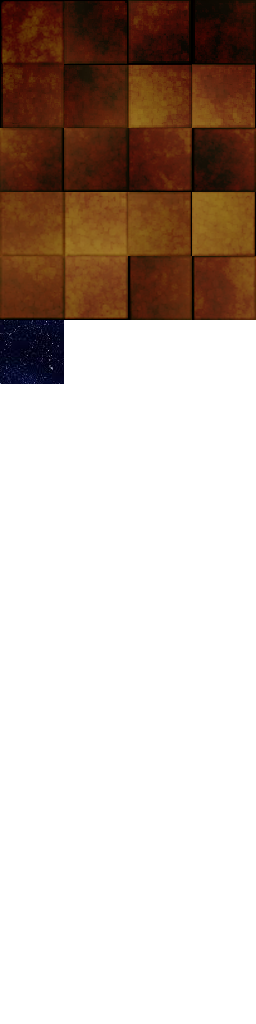
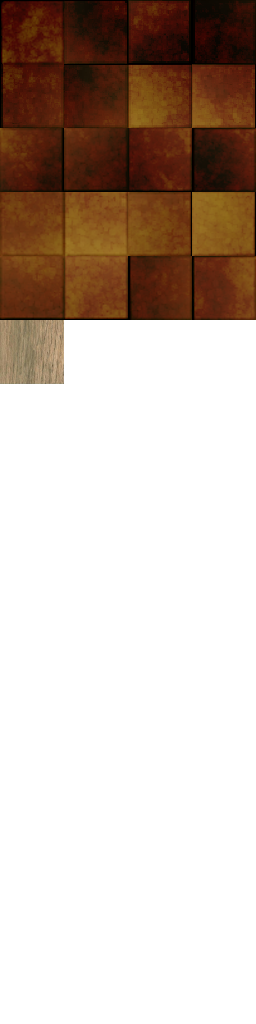
Two versions of the same layered image (256x1024). Layer-by-layer changes:
painted on "Вставленный слой" over [0, 320, 64, 384]
painted on "border.png" over [0, 320, 64, 384]
